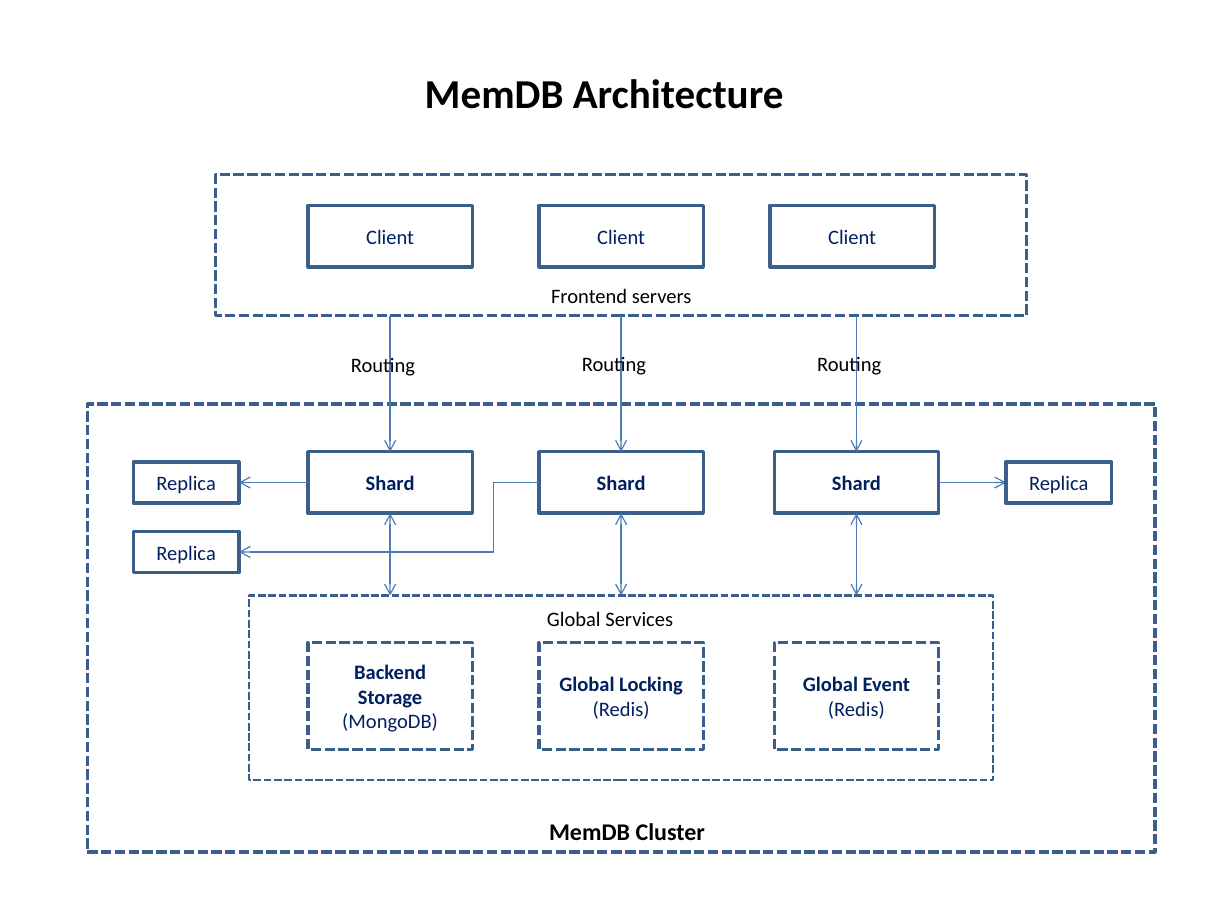
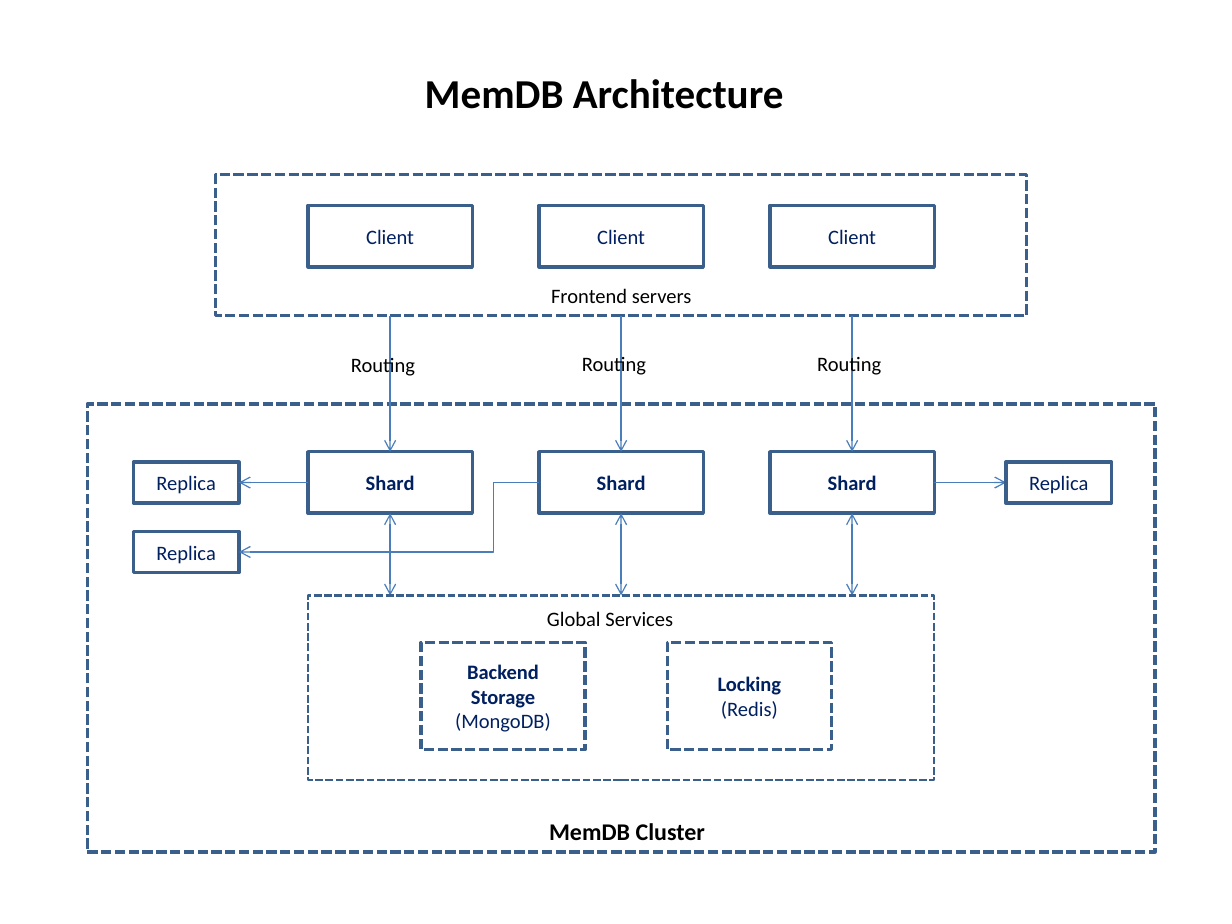
Before and after one commit to rain1017/memdb, a slide deck: slide 1 of doc/diagrams.pptx. Drawn at 1232x924 pixels with LibreOffice and Linux fonts; fonts in the diff are those of the drawing. Boxes give left, top, right and bottom in pixels: in the first picture for what was removed or moved away, otherwise in the second. Text is boxed around its words. In the diff, an @@ line names an element or a change of style, - is before the commit and + after.

```diff
--- a/doc/diagrams.pptx
+++ b/doc/diagrams.pptx
@@ 1 rectangle, 1 double arrow, 1 arrow: place and size @@
-1 rectangle, 1 double arrow, 1 arrow at (775,315,939,595)
+1 rectangle, 1 double arrow, 1 arrow at (770,315,934,595)
@@ arrow moved from (939, 483) - (1007, 483) to (934, 483) - (1007, 483) @@
@@ rectangle: place and size @@
-rectangle at (249,595,993,780)
+rectangle at (308,595,934,780)
@@ rectangle "Backend Storage": place and size @@
-rectangle "Backend Storage" at (308,643,472,750)
+rectangle "Backend Storage" at (421,643,585,750)
@@ rectangle "Locking": place and size @@
-rectangle "Locking" at (540,643,703,750)
+rectangle "Locking" at (668,643,832,750)
@@ rectangle removed at (775,643,939,750) @@
-Global Event
-(Redis)
@@ text in rectangle at (718,676,782,695): text changed @@
-Global Locking
+Locking
```
Also in this commit, not shown: 1 other slide changed, 4 other files.
